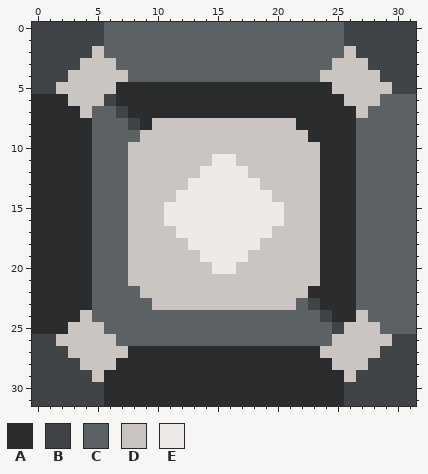
A pixel-art sprite gets an edit: sprites/blocks/Asterion/distribution/whitorite-gateway.png. The first picture shows the starting point.
The file is 32x32 pixels.
Palette (. is transparent): A #2b2c2e  B #404447  C #5c6164  D #cbc5c2  E #ece9e7
Pixels before, first column x 0:
 0 BBBBBBCCCCCCCCCCCCCCCCCCCCBBBBBB
 1 BBBBBBCCCCCCCCCCCCCCCCCCCCBBBBBB
 2 BBBBBDCCCCCCCCCCCCCCCCCCCCDBBBBB
 3 BBBBDDDCCCCCCCCCCCCCCCCCCDDDBBBB
 4 BBBDDDDDCCCCCCCCCCCCCCCCDDDDDBBB
 5 BBDDDDDAAAAAAAAAAAAAAAAAADDDDDBB
 6 AAADDDBAAAAAAAAAAAAAAAAAAADDDCCC
 7 AAAADCCBAAAAAAAAAAAAAAAAAAADCCCC
 8 AAAAACCCBADDDDDDDDDDDDAAAAACCCCC
 9 AAAAACCCCDDDDDDDDDDDDDDAAAACCCCC
10 AAAAACCCDDDDDDDDDDDDDDDDAAACCCCC
11 AAAAACCCDDDDDDDEEDDDDDDDAAACCCCC
12 AAAAACCCDDDDDDEEEEDDDDDDAAACCCCC
13 AAAAACCCDDDDDEEEEEEDDDDDAAACCCCC
14 AAAAACCCDDDDEEEEEEEEDDDDAAACCCCC
15 AAAAACCCDDDEEEEEEEEEEDDDAAACCCCC
16 AAAAACCCDDDEEEEEEEEEEDDDAAACCCCC
17 AAAAACCCDDDDEEEEEEEEDDDDAAACCCCC
18 AAAAACCCDDDDDEEEEEEDDDDDAAACCCCC
19 AAAAACCCDDDDDDEEEEDDDDDDAAACCCCC
20 AAAAACCCDDDDDDDEEDDDDDDDAAACCCCC
21 AAAAACCCDDDDDDDDDDDDDDDDAAACCCCC
22 AAAAACCCCDDDDDDDDDDDDDDAAAACCCCC
23 AAAAACCCCCDDDDDDDDDDDDCBAAACCCCC
24 AAAADCCCCCCCCCCCCCCCCCCCBAADCCCC
25 AAADDDCCCCCCCCCCCCCCCCCCCBDDDCCC
26 BBDDDDDCCCCCCCCCCCCCCCCCCDDDDDBB
27 BBBDDDDDAAAAAAAAAAAAAAAADDDDDBBB
28 BBBBDDDAAAAAAAAAAAAAAAAAADDDBBBB
29 BBBBBDAAAAAAAAAAAAAAAAAAAADBBBBB
30 BBBBBBAAAAAAAAAAAAAAAAAAAABBBBBB
31 BBBBBBAAAAAAAAAAAAAAAAAAAABBBBBB
Once edited:
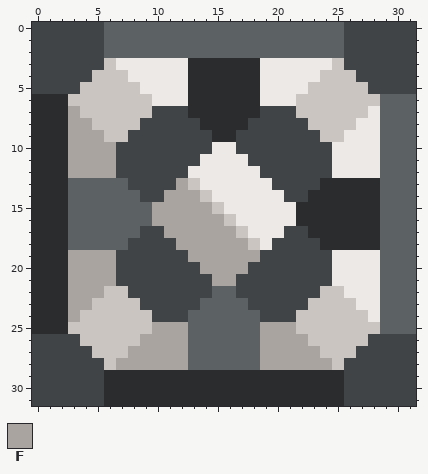
Colours new in this view: F #aaa4a1
From old to new:
Changed rows in their new state; - is an unchanged pixel.
first column x 2:
 2 ---B--------------------B---
 3 --BB-EEEEEEAAAAAAEEEEEE-BB--
 4 -BB---EEEEEAAAAAAEEEEE---BB-
 5 BB---DDEEEE------EEEEDD---BB
 6 ----DDDDEEE------EEEDDDD----
 7 -F-DDDDDBBB------BBBDDDDD-E-
 8 -FFDDDDBBBBBAAAABBBBBDDDDEE-
 9 -FFFDDBBBBBBBAABBBBBBBDDEEE-
10 -FFFFBBBBBBBBEEBBBBBBBBEEEE-
11 -FFFFBBBBBBBE--EBBBBBBBEEEE-
12 -FFFFBBBBBBE----EBBBBBBEEEE-
13 -CC---BBBBFD-----EBBBB---AA-
14 -CC---CBBFFFD-----EBBA---AA-
15 -CC---CCFFFFFD-----EAA---AA-
16 -CC---CCFFFFFFD----EAA---AA-
17 -CC---CBBFFFFFFD--EBBA---AA-
18 -CC---BBBBFFFFFFDEBBBB---AA-
19 -FFFFBBBBBBFFFFFFBBBBBBEEEE-
20 -FFFFBBBBBBBFFFFBBBBBBBEEEE-
21 -FFFFBBBBBBBBFFBBBBBBBBEEEE-
22 -FFFDDBBBBBBBCCBBBBBBBDDEEE-
23 -FFDDDDBBBBBCCCCBBBBBDDDDEE-
24 -F-DDDDDBBB------BBBDDDDD-E-
25 ----DDDDFFF------FFFDDDD----
26 BB---DDFFFF------FFFFDD---BB
27 -BB---FFFFFCCCCCCFFFFF---BB-
28 --BB-FFFFFFCCCCCCFFFFFF-BB--
29 ---B--------------------B---
